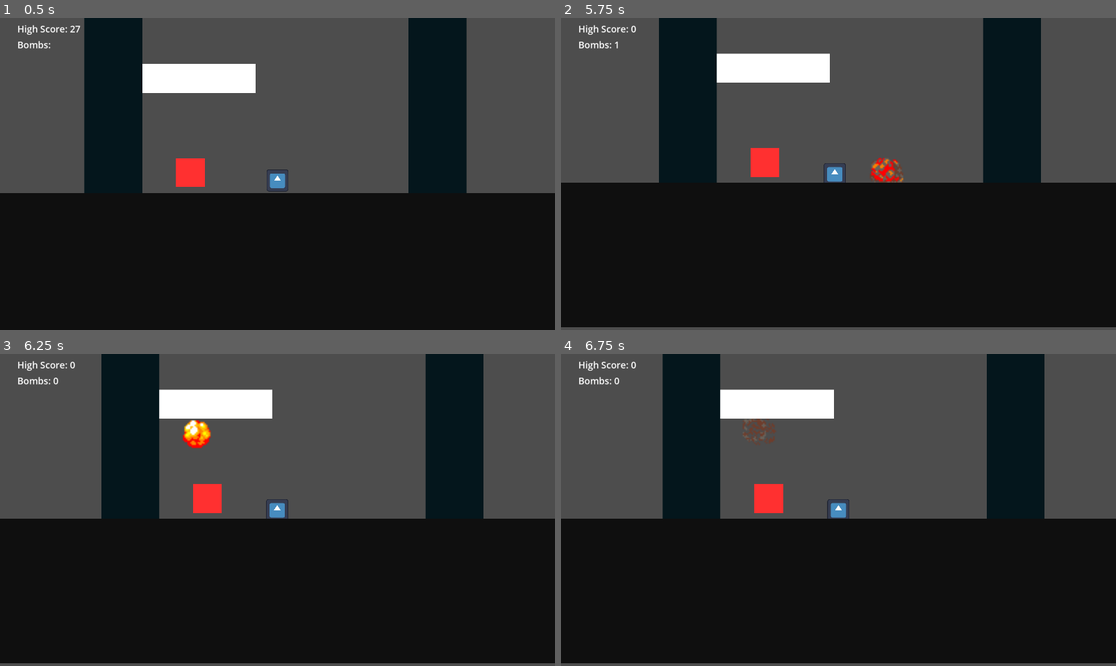
Above: before the commit, frames 1-4 (two rows, left to right).
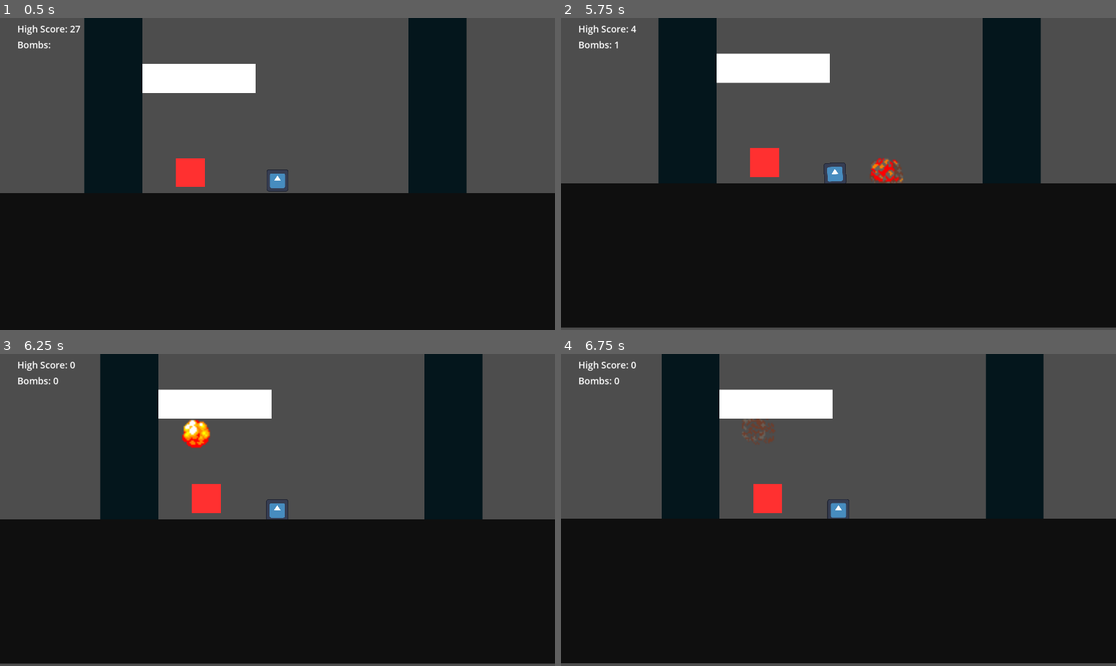
Above: after the commit, the same moments.

Repository: dandytron/BlowUP
Game: Godot game, scene res://scenes/main.tscn
Two runs of this game, one before a commit and one after it. Both use one fixed random seed, a clock stepped at 60 frames per second and the inputs below. The engine's default icon, where the game draws it, is replaced by a stand-in: a white triangle on a blue panel in a dark square.
Inputs (mouse positions are in pixels of both pictures, inside the frame that each line leads up to):
- Up to frame 1 (0.5 s): no input
- Up to frame 2 (5.75 s): tap Enter every 0.75 s from 0.5 to 4.25 s; move the mouse to (605, 46) at 0.52 s; click (605, 46) at 0.6 s; move the mouse to (844, 149) at 1.27 s; click (844, 149) at 1.35 s; move the mouse to (894, 105) at 2.02 s; click (894, 105) at 2.1 s; move the mouse to (810, 236) at 2.77 s; click (810, 236) at 2.85 s; move the mouse to (1005, 220) at 3.52 s; click (1005, 220) at 3.6 s; move the mouse to (672, 127) at 4.27 s; click (672, 127) at 4.35 s; move the mouse to (866, 174) at 5.02 s; click (866, 174) at 5.1 s
- Up to frame 3 (6.25 s): move the mouse to (194, 432) at 5.77 s; click (194, 432) at 5.85 s
- Up to frame 4 (6.75 s): move the mouse to (960, 494) at 6.52 s; click (960, 494) at 6.6 s

Frame 1 is identical in both runs. In frame 2, 0.8% of the frame differs, in the area x 0-100%, y 0-100%; in frame 3, 1.1%; in frame 4, 0.4%.

Commit message:
Fix: Player was't a perfect square; add note about sliding bug

Diff:
--- a/scenes/player.tscn
+++ b/scenes/player.tscn
@@ -25,5 +25,4 @@
 texture = ExtResource("2_i23bk")
 
 [node name="CollisionShape2D" type="CollisionShape2D" parent="."]
-position = Vector2(-0.5, 0)
 shape = SubResource("RectangleShape2D_vt40j")
--- a/scripts/platform.gd
+++ b/scripts/platform.gd
@@ -7,5 +7,6 @@
 func _on_body_entered(body):
 	# NOTE: This works, but doesn't account for glancing (non stationary) blows to the platform corners
 	# This may not be a problem since the detection area is far enough from the right and left corners
+	# BUG: Sliding on platforms do not reset bomb_count
 	if body.name == "John" && body.global_position.y < self.global_position.y:
 		SignalBus.john_landed.emit()
